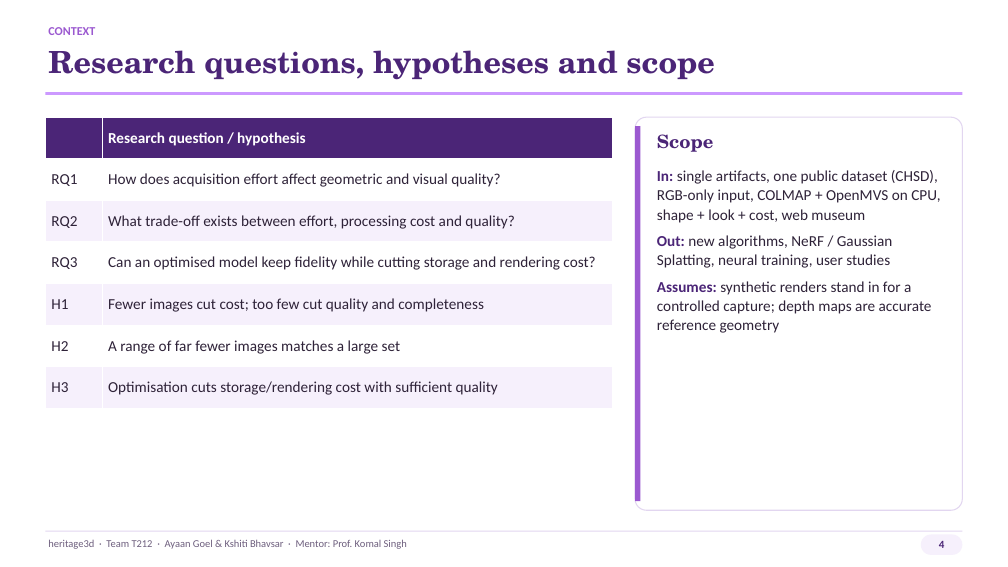
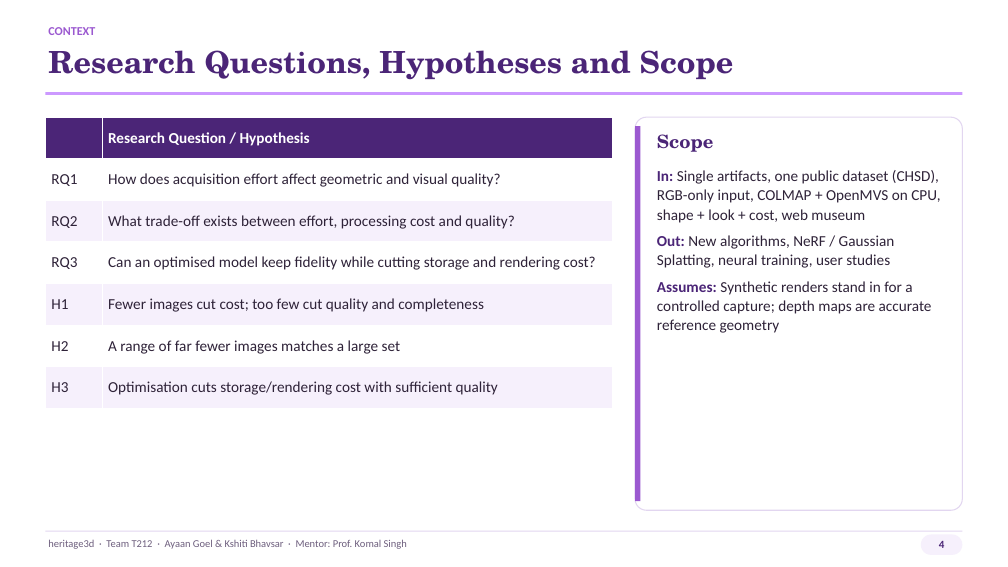
Before and after one commit to ayaan-goel/heritage3d, a slide deck: slide 4 of Deliverables/Presentation/heritage3d_Presentation_v2.pptx. Drawn at 1008x567 pixels with LibreOffice and Linux fonts; fonts in the diff are those of the drawing. Boxes give left, top, right and bottom in pixels: in the first picture for what was removed or moved away, otherwise in the second. Text is boxed around its words. In the diff, an @@ line names an element or a change of style, - is before the commit and + after.

```diff
--- a/Deliverables/Presentation/heritage3d_Presentation_v2.pptx
+++ b/Deliverables/Presentation/heritage3d_Presentation_v2.pptx
@@ text at (48, 50, 734, 80): text changed @@
-Research questions, hypotheses and scope
+Research Questions, Hypotheses and Scope
@@ table at (45, 117, 613, 408) @@
-row 1, column 2: Research question / hypothesis
+row 1, column 2: Research Question / Hypothesis
@@ text at (657, 170, 940, 333): text changed @@
-In: single artifacts, one public dataset (CHSD), RGB-only input, COLMAP + OpenMVS on CPU, shape + look + cost, web museum
-Out: new algorithms, NeRF / Gaussian Splatting, neural training, user studies
-Assumes: synthetic renders stand in for a controlled capture; depth maps are accurate reference geometry
+In: Single artifacts, one public dataset (CHSD), RGB-only input, COLMAP + OpenMVS on CPU, shape + look + cost, web museum
+Out: New algorithms, NeRF / Gaussian Splatting, neural training, user studies
+Assumes: Synthetic renders stand in for a controlled capture; depth maps are accurate reference geometry
```
Also in this commit, not shown: 15 other slides changed, 1 other file.
